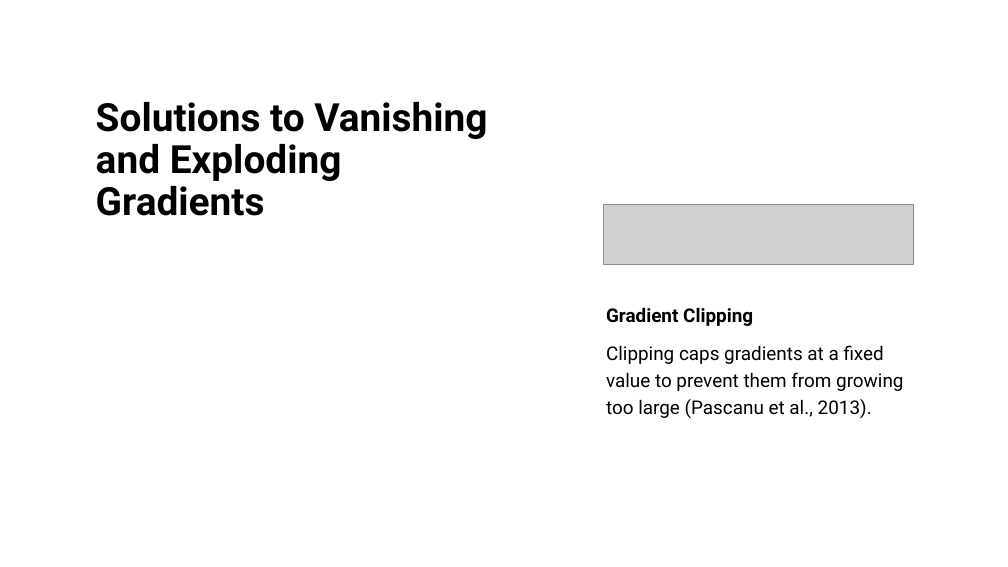
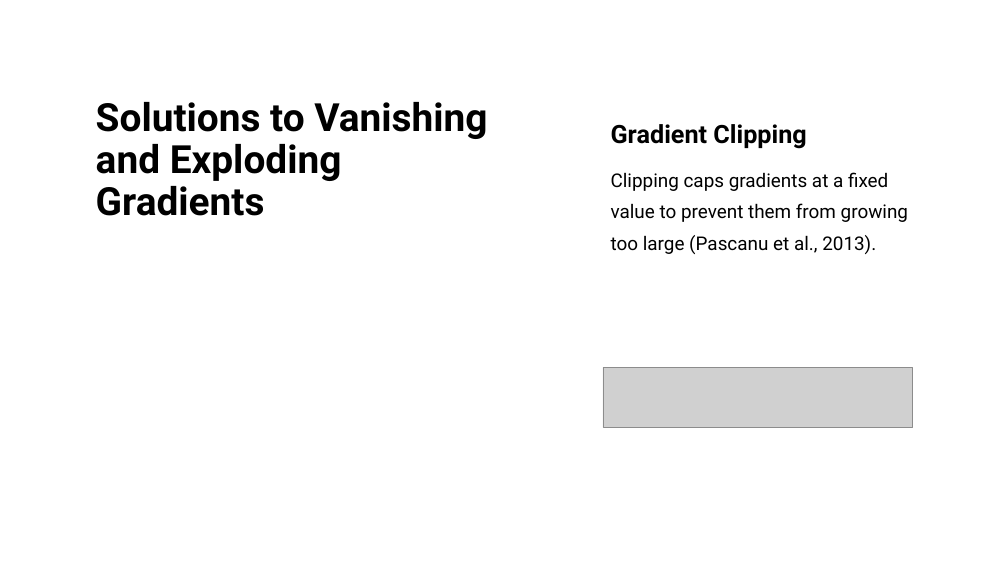
Before and after one commit to nazmul-nil/vanishing_gradients_tutorial_MLNN, a slide deck: slide 17 of tutorial/Vanishing_gradients.pptx (slide 11 before the commit). Drawn at 1008x567 pixels with LibreOffice and Linux fonts; fonts in the diff are those of the drawing; grey boxes stand for pictures. Boxes give left, top, right and bottom in pixels: in the first picture for what was removed or moved away, otherwise in the second. Text is boxed around its words. In the diff, an @@ line names an element or a change of style, - is before the commit and + after.

```diff
--- a/tutorial/Vanishing_gradients.pptx
+++ b/tutorial/Vanishing_gradients.pptx
@@ text "Gradient Clipping": place and size @@
-text "Gradient Clipping" at (606,307,903,418)
+text "Gradient Clipping" at (611,124,908,254)
@@ text "Gradient Clipping" at (611,124,908,254): size 18 to 24 pt in "Gradient Clipping"; line spacing 1.2 to 1.1; line spacing 1.2 to 1.4 @@
@@ picture: place and size @@
-picture at (604,204,914,265)
+picture at (603,368,913,428)
```
Also in this commit, not shown: 18 other slides changed, 10 slides added, 3 other files.
